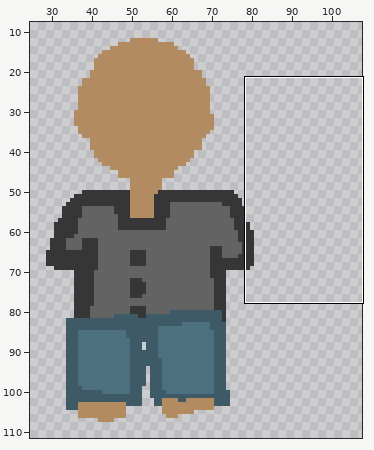
Edited in one commit: sprite sheet (sprites/spr_father/0e77ec64-fa12-49f6-90d3-5d251fc41f43.png). Above, an overview of the earlier version with the close-up marked.
Close-up. Old version:
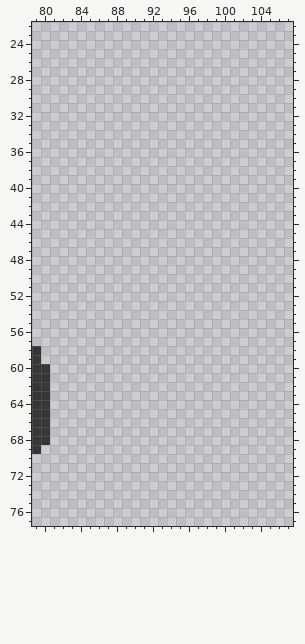
The file is 112x112 pixels. Shown: x 79..107, y 22..77. The wide view leaves out empty margins.
The result:
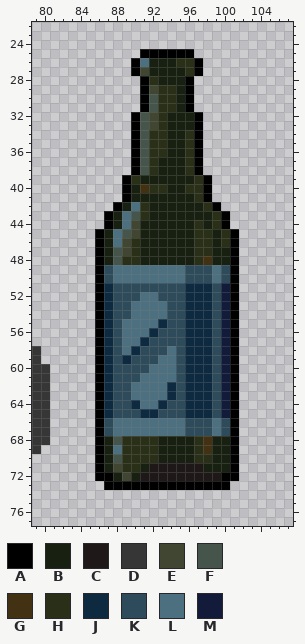
Palette (. is transparent): A #000000  B #182011  C #1e1918  D #363636  E #404632  F #46554c  G #423112  H #293017  J #0e2a40  K #2e4b5b  L #4c707f  M #121b39
Edits made:
y 25: x 91..96 ...... -> AAAAAA
y 26: x 90..97 ........ -> ALBBBHHA
y 27: x 90..97 ........ -> AEBBBBHA
y 28: x 91..96 ...... -> AHBBBA
y 29: x 91..96 ...... -> AEHHBA
y 30..31: x 91..96 ...... -> AFHHBA
y 32..33: x 90..97 ........ -> AFEHBBBA
y 34..36: x 90..97 ........ -> AFHHBBHA
y 37..38: x 90..97 ........ -> AFHBBBHA
y 39: x 89..98 .......... -> AHBBBBBBHA
y 40: x 89..98 .......... -> ABGHHBBHHA
y 41: x 89..98 .......... -> ABBBBBBBHA
y 42: x 88..99 ............ -> ABLHBBBBBBHA
y 43: x 87..100 .............. -> ABLFHBBBBBBBHA
y 44: x 87..100 .............. -> ABLEBBBBBBHBHA
y 45: x 86..101 ................ -> ABLFEBBBBBBHHBHA
y 46: x 86..101 ................ -> ABLEHBBBBBBHHBHA
y 47: x 86..101 ................ -> ABFEHBBBBBBHHBBA
y 48: x 86..101 ................ -> ABFHHBBBBBBHGBBA
y 49..50: x 86..101 ................ -> AKLLLLLLLLKKKLKA
y 51: x 86..101 ................ -> AJKKKKKKKKJJJKMA
y 52: x 86..101 ................ -> AJKKKLLKKKJJJKMA
y 53..54: x 86..101 ................ -> AJKKLLLLKKJJJKMA
y 55: x 86..101 ................ -> AJKLLLLJKKJJJKMA
y 56: x 86..101 ................ -> AJKLLLJKKKJJJKMA
y 57: x 86..101 ................ -> AJKLLJKKKKJJJKMA
y 58: x 86..101 ................ -> AJKLJKKKLKJJJKMA
y 59: x 86..101 ................ -> AJKJKKKLLKJJJKMA
y 60: x 86..101 ................ -> AJKKKKLLLKJJJKMA
y 61: x 86..101 ................ -> AJKKKLLLLKJJJKMA
y 62..63: x 86..101 ................ -> AJKKLLLLJKJJJKMA
y 64: x 86..101 ................ -> AJKKJLLJKKJJJKMA
y 65: x 86..101 ................ -> AJKKKJJKKKJJJKMA
y 66..67: x 86..101 ................ -> AKLLLLLLLLKKKLKA
y 68: x 86..101 ................ -> ABFHHHHBBBBHGBBA
y 69: x 86..101 ................ -> ABLHHHHBBBBHGBBA
y 70: x 86..101 ................ -> ABFHHHHBBBBHHBBA
y 71: x 86..101 ................ -> ABEHHBCCCCCCBBBA
y 72: x 86..101 ................ -> AABEBCCCCCCCCCAA
y 73: x 87..100 .............. -> AAAAAAAAAAAAAA
Boxes around the changes in both close-ups, in picture pixels (x1, y1, x2, y2):
added: (95, 49, 239, 490)
